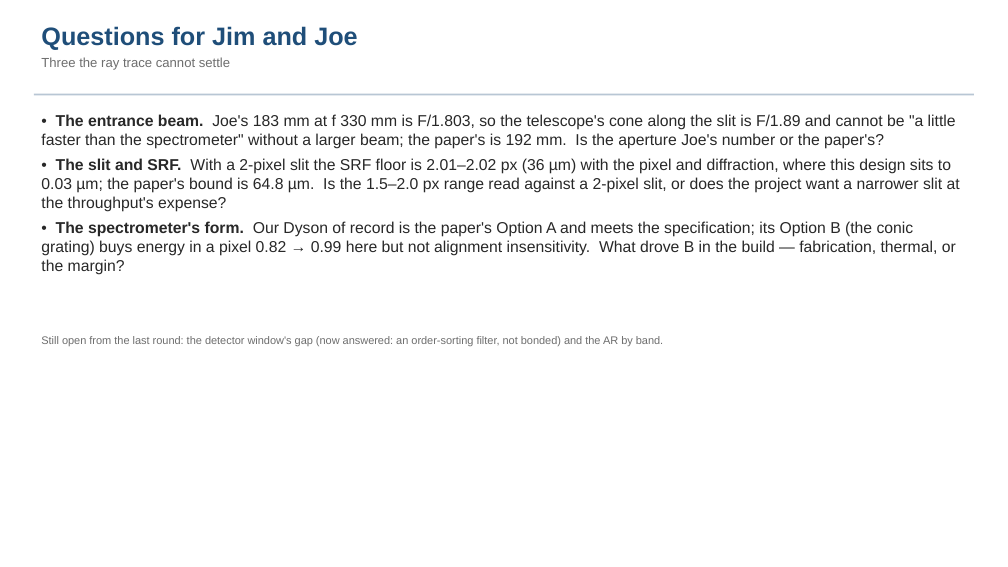
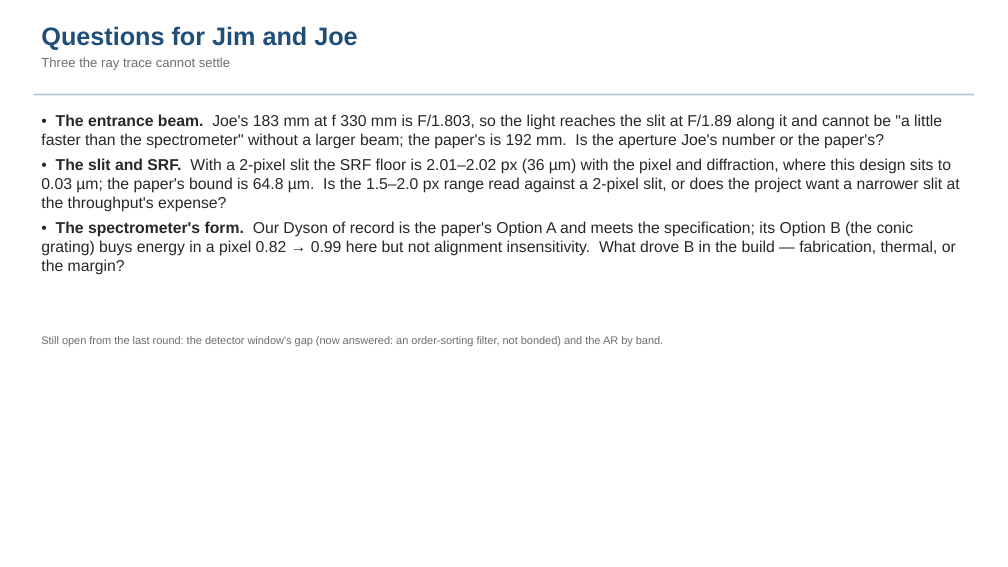
Before and after one commit to nasa-jpl/macos, a slide deck: slide 19 of demo_session/deck_dyson_3k.pptx. Drawn at 1008x567 pixels with LibreOffice and Linux fonts; fonts in the diff are those of the drawing. Boxes give left, top, right and bottom in pixels: in the first picture for what was removed or moved away, otherwise in the second. Text is boxed around its words. In the diff, an @@ line names an element or a change of style, - is before the commit and + after.

```diff
--- a/demo_session/deck_dyson_3k.pptx
+++ b/demo_session/deck_dyson_3k.pptx
@@ text at box(41, 114, 942, 149): text changed @@
-• The entrance beam. Joe's 183 mm at f 330 mm is F/1.803, so the telescope's cone along the slit is F/1.89 and cannot be "a little faster than the spectrometer" without a larger beam; the paper's is 192 mm. Is the aperture Joe's number or the paper's?
+• The entrance beam. Joe's 183 mm at f 330 mm is F/1.803, so the light reaches the slit at F/1.89 along it and cannot be "a little faster than the spectrometer" without a larger beam; the paper's is 192 mm. Is the aperture Joe's number or the paper's?
```
Also in this commit, not shown: 7 other slides changed, 1 other file.
